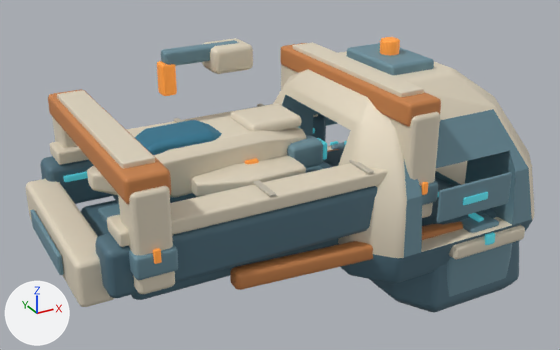
Two versions of the glTF model space-battleship/assets/planets/facilities_v5/shipyard.glb, one commit apart.
Camera for both pictures: a 50 mm camera at (-3.58, -4.73, 2.89) aimed at (-0.96, 0.03, 0.5). Arrows for +X, +Y and +Z are at lower left; the lights stay in place. The first picture is the older version. Where no turn or scale is listed for an object, it has been applied to the vertices.

Objects in the first picture: 'Dock armor rail crest', 'Dock armor rail crest.001', 'Dock deep load rail', 'Dock deep load rail.001', 'Dock diagonal load brace', 'Dock portal pressure leg', 'Dock portal pressure leg.002', 'Dock portal roof truss', 'Dock portal roof truss.001', 'Dock portal upper armor.001', 'Dock rail armor break.001', 'Dock rail armor break.002', 'Dock rail armor break.004', 'Dock rail armor break.005', 'Dock terminal armored nose', 'Ivory shuttle pressure shell', 'Ring-coupled tapered keel', 'Ring-to-berth pressure shell' and 31 more.
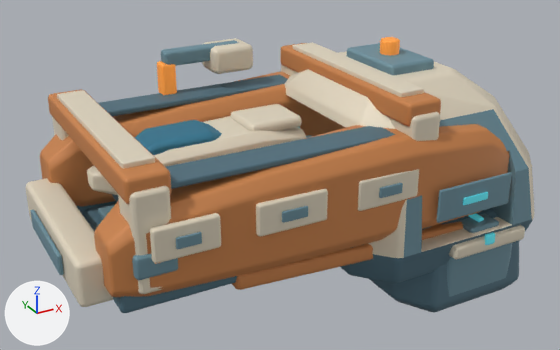
Diff of the bpy script that builds the scene:
```diff
--- a/space-battleship/assets/planets/facilities_v5/shipyard.glb.py
+++ b/space-battleship/assets/planets/facilities_v5/shipyard.glb.py
@@ ob_dock_armor_rail_crest @@
-ob_dock_armor_rail_crest = bpy.data.objects.new('Dock armor rail crest', me_cube_022)
@@ ob_dock_armor_rail_crest_001 @@
-ob_dock_armor_rail_crest_001 = bpy.data.objects.new('Dock armor rail crest.001', me_cube_029)
@@ ob_dock_deep_load_rail @@
-ob_dock_deep_load_rail = bpy.data.objects.new('Dock deep load rail', me_cube_021)
@@ ob_dock_deep_load_rail_001 @@
-ob_dock_deep_load_rail_001 = bpy.data.objects.new('Dock deep load rail.001', me_cube_028)
@@ ob_dock_rail_armor_break_001 @@
-ob_dock_rail_armor_break_001 = bpy.data.objects.new('Dock rail armor break.001', me_cube_025)
@@ ob_dock_rail_armor_break_002 @@
-ob_dock_rail_armor_break_002 = bpy.data.objects.new('Dock rail armor break.002', me_cube_026)
@@ ob_dock_rail_armor_break_004 @@
-ob_dock_rail_armor_break_004 = bpy.data.objects.new('Dock rail armor break.004', me_cube_032)
@@ ob_dock_rail_armor_break_005 @@
-ob_dock_rail_armor_break_005 = bpy.data.objects.new('Dock rail armor break.005', me_cube_033)
@@ ob_pressure_cassette_blue_key_002 @@
+ob_pressure_cassette_blue_key_002 = bpy.data.objects.new('Pressure cassette blue key.002', me_cube_028_1)  # 56 vertices, 108 faces; spans x -0.091..0.091, y -0.009..0.009, z -0.038..0.038; in mat_blue_service_housing (cyan #6f93a0)
+ob_pressure_cassette_blue_key_002.location = (-0.69, -0.993, 0.73)
@@ ob_pressure_cassette_blue_key_001 @@
+ob_pressure_cassette_blue_key_001 = bpy.data.objects.new('Pressure cassette blue key.001', me_cube_026_1)  # 56 vertices, 108 faces; spans x -0.092..0.092, y -0.009..0.009, z -0.038..0.038; in mat_blue_service_housing (cyan #6f93a0)
+ob_pressure_cassette_blue_key_001.location = (-1.42, -0.993, 0.73)
@@ ob_pressure_cassette_blue_key @@
+ob_pressure_cassette_blue_key = bpy.data.objects.new('Pressure cassette blue key', me_cube_024_1)  # 56 vertices, 108 faces; spans x -0.08..0.08, y -0.009..0.009, z -0.038..0.038; in mat_blue_service_housing (cyan #6f93a0)
+ob_pressure_cassette_blue_key.location = (-2.13, -0.993, 0.73)
@@ ob_continuous_ochre_berth_pressure_cheek_001 @@
+ob_continuous_ochre_berth_pressure_cheek_001 = bpy.data.objects.new('Continuous ochre berth pressure cheek.001', me_continuous_ochre_berth_pressure_cheek_001)  # 224 vertices, 444 faces; spans x -2.57..0.56, y 0.42..0.98, z 0.29..1.04; in mat_shipyard_structural_ochre (orange #ce864d)
+ob_continuous_ochre_berth_pressure_cheek_001.location = (0.0, 0.0, 0.0)
@@ ob_continuous_ochre_berth_pressure_cheek @@
+ob_continuous_ochre_berth_pressure_cheek = bpy.data.objects.new('Continuous ochre berth pressure cheek', me_continuous_ochre_berth_pressure_cheek)  # 224 vertices, 444 faces; spans x -2.57..0.56, y -0.98..-0.42, z 0.29..1.04; in mat_shipyard_structural_ochre (orange #ce864d)
+ob_continuous_ochre_berth_pressure_cheek.location = (0.0, 0.0, 0.0)
@@ ob_berth_recessed_dark_crown_001 @@
+ob_berth_recessed_dark_crown_001 = bpy.data.objects.new('Berth recessed dark crown.001', me_cube_032_1)  # 56 vertices, 108 faces; spans x -0.93..0.93, y -0.12..0.12, z -0.02..0.02; in mat_deep_teal_load_shell (cyan #527381)
+ob_berth_recessed_dark_crown_001.location = (-1.43, 0.7, 1.015)
@@ ob_berth_recessed_dark_crown @@
+ob_berth_recessed_dark_crown = bpy.data.objects.new('Berth recessed dark crown', me_cube_032_1.copy())
+ob_berth_recessed_dark_crown.location = (-1.43, -0.7, 1.015)
@@ ob_berth_lower_load_web_001 @@
+ob_berth_lower_load_web_001 = bpy.data.objects.new('Berth lower load web.001', me_cube_031_1)  # 56 vertices, 108 faces; spans x -1.18..1.18, y -0.16..0.16, z -0.08..0.08; in mat_deep_teal_load_shell (cyan #527381)
+ob_berth_lower_load_web_001.location = (-1.34, 0.69, 0.33)
@@ ob_berth_lower_load_web @@
+ob_berth_lower_load_web = bpy.data.objects.new('Berth lower load web', me_cube_031_1.copy())
+ob_berth_lower_load_web.location = (-1.34, -0.69, 0.33)
@@ ob_armor_cassette_on_pressure_cheek_002 @@
+ob_armor_cassette_on_pressure_cheek_002 = bpy.data.objects.new('Armor cassette on pressure cheek.002', me_cube_027_1)  # 56 vertices, 108 faces; spans x -0.245..0.245, y -0.028..0.028, z -0.11..0.11; in mat_ivory_armor (pale yellow #e5dac4)
+ob_armor_cassette_on_pressure_cheek_002.location = (-0.69, -0.955, 0.73)
@@ ob_armor_cassette_on_pressure_cheek_001 @@
+ob_armor_cassette_on_pressure_cheek_001 = bpy.data.objects.new('Armor cassette on pressure cheek.001', me_cube_025_1)  # 56 vertices, 108 faces; spans x -0.25..0.25, y -0.028..0.028, z -0.11..0.11; in mat_ivory_armor (pale yellow #e5dac4)
+ob_armor_cassette_on_pressure_cheek_001.location = (-1.42, -0.955, 0.73)
@@ ob_armor_cassette_on_pressure_cheek @@
+ob_armor_cassette_on_pressure_cheek = bpy.data.objects.new('Armor cassette on pressure cheek', me_cube_023_1)  # 56 vertices, 108 faces; spans x -0.215..0.215, y -0.028..0.028, z -0.11..0.11; in mat_ivory_armor (pale yellow #e5dac4)
+ob_armor_cassette_on_pressure_cheek.location = (-2.13, -0.955, 0.73)
```

Where the change shows, as pixel boxes (x1, y1, x2, y2) in the pictures (560 x 350 px):
'Continuous ochre berth pressure cheek', added (orange)
    after: (94, 124, 509, 297)
'Dock deep load rail', deleted (cyan)
    before: (95, 186, 378, 298)
'Continuous ochre berth pressure cheek.001', added (orange)
    after: (40, 71, 346, 206)
'Dock armor rail crest', deleted (pale yellow)
    before: (107, 163, 388, 247)
'Berth recessed dark crown', added (cyan)
    after: (166, 126, 396, 189)
'Berth recessed dark crown.001', added (cyan)
    after: (98, 75, 288, 116)
'Armor cassette on pressure cheek', added (pale yellow)
    after: (150, 213, 221, 263)
'Armor cassette on pressure cheek.001', added (pale yellow)
    after: (256, 189, 328, 237)
'Dock deep load rail.001', deleted
    before: (40, 114, 326, 204)
'Armor cassette on pressure cheek.002', added (pale yellow)
    after: (358, 169, 419, 211)
'Berth lower load web', added (mostly hidden)
    after: (113, 226, 431, 313)
'Dock armor rail crest.001', deleted
    before: (50, 104, 318, 165)
'Pressure cassette blue key', added
    after: (176, 232, 202, 249)
'Pressure cassette blue key.001', added
    after: (282, 206, 308, 223)
'Pressure cassette blue key.002', added
    after: (379, 183, 403, 198)
'Dock rail armor break.001', deleted
    before: (253, 180, 276, 197)
'Dock rail armor break.002', deleted
    before: (349, 160, 374, 174)
'Berth lower load web.001', added (mostly hidden)
    after: (77, 201, 117, 213)
'Dock rail armor break.004', deleted
    before: (174, 118, 183, 123)
'Dock rail armor break.005', deleted
    before: (257, 104, 265, 107)
'Dock portal pressure leg', unchanged, covered by the edit
    before: (390, 112, 440, 218)
    after: (390, 112, 440, 141)
'Shuttle swept ivory wing', unchanged, covered by the edit
    before: (191, 155, 306, 197)
'Dock load pan', unchanged, covered by the edit
    before: (81, 161, 339, 300)
    after: (82, 202, 117, 232)
'Blue engine fairing', unchanged, covered by the edit
    before: (287, 135, 323, 168)
